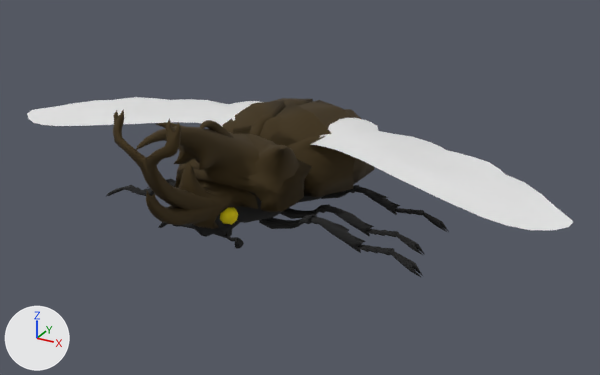
What one commit did to the FBX model Beetle.fbx.
Both versions are drawn from a 50 mm lens placed at (4.74, -7.95, 4.46), pointed at (0.51, -0.26, 0.61). The axes (+X, +Y, +Z) are drawn at lower left. The lights are the same throughout. The picture after the commit comes second. Where no turn or scale is listed for an object, it has been applied to the vertices. Vertices at exactly the same position are counted once.

In view in the first picture: 'Base', 'Head_Antler', 'Head_Rhino', 'Head_Spear', 'Horn_Double', 'Horn_Single', 'Horn_Spear', 'Legs', 'Shell_Layered', 'Shell_Ridged', 'Shell_Solid', 'Wing.L', 'Wing.R'.
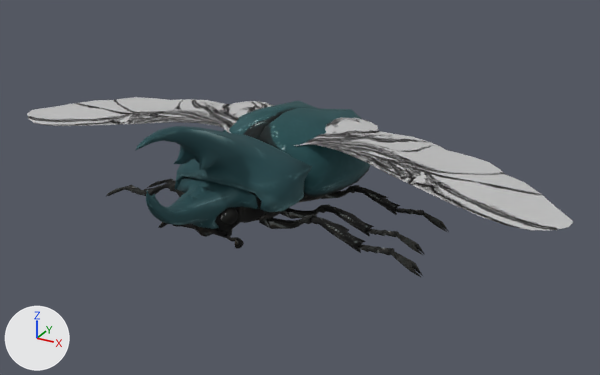
What differs and where, as boxes (x1, y1, x2, y2) in the pictures (600 x 375 px):
'Wing.L', recoloured, surface changed (white to grey): (310, 118, 573, 230) in both
'Horn_Spear', surface changed: (136, 126, 312, 212) in both
'Shell_Solid', surface changed: (233, 109, 368, 198) in both
'Wing.R', recoloured, surface changed (white to grey): (27, 97, 262, 127) in both
'Shell_Layered', deleted (brown): before (232, 98, 374, 197)
'Head_Spear', surface changed: (146, 187, 258, 229) in both
'Head_Antler', deleted (brown): before (113, 109, 223, 229)
'Horn_Double', deleted (brown): before (156, 122, 300, 193)
'Base', surface changed: (161, 189, 325, 246) in both
'Head_Rhino', deleted (brown): before (179, 163, 254, 224)
'Horn_Single', deleted: before (175, 120, 304, 212)
'Shell_Ridged', deleted: before (223, 114, 325, 179)
part 1 of me_cube, surface changed: before (161, 189, 325, 246); after (161, 177, 327, 246)
part 2 of me_cube_003, surface changed: (130, 179, 419, 253) in both
part 3 of me_circle_002, surface changed (white to grey): before (27, 97, 262, 127); after (27, 97, 274, 133)
part 4 of me_cube_004, surface changed: before (233, 109, 368, 198); after (222, 101, 370, 198)
part 6 of me_cube_009, surface changed: before (146, 187, 258, 229); after (146, 178, 258, 229)
part 7 of me_circle, surface changed (white to grey): before (310, 118, 573, 230); after (293, 118, 573, 230)

What changed in the scene script:
```text
Change mat_head:
    remove mat_head.base_color = (0.0423, 0.0232, 0.0)  # brown #3a2a00
    add mat_head.texture = img_beetle_texture_png  # with its transparency
Change mat_horn:
    remove mat_horn.base_color = (0.0423, 0.0232, 0.0)  # brown #3a2a00
    add mat_horn.texture = img_beetle_texture_png  # with its transparency
Change mat_body:
    remove mat_body.base_color = (0.011, 0.011, 0.011)  # black #1b1b1b
    add mat_body.texture = img_beetle_texture_png  # with its transparency
Change mat_eyes:
    remove mat_eyes.base_color = (0.8, 0.659, 0.0)  # yellow #e7d400
    add mat_eyes.texture = img_beetle_texture_png  # with its transparency
Change mat_shell:
    remove mat_shell.base_color = (0.0423, 0.0232, 0.0)  # brown #3a2a00
    add mat_shell.texture = img_beetle_texture_png  # with its transparency
Change mat_legs:
    remove mat_legs.base_color = (0.011, 0.011, 0.011)  # black #1b1b1b
    add mat_legs.texture = img_beetle_texture_png  # with its transparency
Add mat_wings:
    mat_wings = bpy.data.materials.new('Wings')
    # colours: grey #bcbcbc
    # uses the picture img_wing_texture_normal_png
Change me_cube_009:
    where me_cube_009.from_pydata(...)  # 257 vertices, 256 faces; spans x -0.53..0.53, y -2.352..-1.099, z 0.53..1.282
    me_cube_009 part 6: texture (UV) coordinates of 256 of 256 faces, centred in x -0.424..0.424, y -2.351..-1.139, z 0.545..1.253, changed; they spanned u 0.03..0.94, v 0.04..0.69 and now span u 0.63..0.78, v 0.61..0.74
Change me_cube:
    where me_cube.from_pydata(...)  # 722 vertices, 686 faces; spans x -0.82..0.82, y -1.61..1.59, z 0.16..1.17
    me_cube part 1: texture (UV) coordinates of 686 of 686 faces, centred in x -0.77..0.77, y -1.59..1.51, z 0.18..1.15, changed; they spanned u 0.01..0.98, v 0.01..0.98 and now span u 0.03..0.28, v 0.7..0.99
Change me_cube_004:
    where me_cube_004.from_pydata(...)  # 222 vertices, 228 faces; spans x -0.94..0.94, y -0.37..1.68, z 0.39..1.31
    me_cube_004 part 4: texture (UV) coordinates of 228 of 228 faces, centred in x -0.89..0.89, y -0.36..1.65, z 0.41..1.27, changed; they spanned u 0.02..0.98, v 0.04..0.98 and now span u 0.02..0.25, v 0.35..0.62
Change me_cube_008:
    where me_cube_008.from_pydata(...)  # 200 vertices, 184 faces; spans x -0.75..0.75, y -2.46..-0.35, z 0.65..1.78
    me_cube_008 part 5: texture (UV) coordinates of 184 of 184 faces, centred in x -0.72..0.72, y -2.42..-0.4, z 0.7..1.78, changed; they spanned u 0.04..0.96, v 0.04..0.99 and now span u 0.63..0.78, v 0.8..0.96
Change me_cube_003:
    where me_cube_003.from_pydata(...)  # 2026 vertices, 2094 faces; spans x -2.16..2.16, y -0.87..0.86, z -0.06..0.6
    me_cube_003 part 2: texture (UV) coordinates of 2094 of 2094 faces, centred in x -2.09..2.09, y -0.86..0.85, z -0.02..0.58, changed; they spanned u 0.01..0.97, v 0.02..0.93 and now span u 0.01..0.28, v 0.63..0.69
Change me_circle_002:
    where me_circle_002.from_pydata(...)  # 145 vertices, 119 faces; spans x -3.56..-0.24, y -0.68..0.9, z 0.89..1.2
    me_circle_002 part 3: texture (UV) coordinates of 119 of 119 faces, centred in x -3.52..-0.31, y -0.61..0.85, z 0.89..1.18, changed; they spanned u 0.56..0.91, v 0.02..0.98 and now span u 0.02..0.14, v 0.67..0.98
    add me_circle_002.materials.append(mat_wings)
Change me_circle:
    where me_circle.from_pydata(...)  # 145 vertices, 119 faces; spans x 0.24..3.56, y -0.68..0.9, z 0.89..1.2
    me_circle part 7: texture (UV) coordinates of 119 of 119 faces, centred in x 0.31..3.52, y -0.61..0.85, z 0.89..1.18, changed; they spanned u 0.1..0.45, v 0.02..0.98 and now span u 0.02..0.14, v 0.67..0.98
    add me_circle.materials.append(mat_wings)
Remove ob_horn_single:
    ob_horn_single = bpy.data.objects.new('Horn_Single', me_cube_005)
Remove ob_head_rhino:
    ob_head_rhino = bpy.data.objects.new('Head_Rhino', me_cube_007)
Remove ob_head_antler:
    ob_head_antler = bpy.data.objects.new('Head_Antler', me_cube_006)
Remove ob_horn_double:
    ob_horn_double = bpy.data.objects.new('Horn_Double', me_cube_001)
Remove ob_shell_ridged:
    ob_shell_ridged = bpy.data.objects.new('Shell_Ridged', me_cube_010)
Remove ob_shell_layered:
    ob_shell_layered = bpy.data.objects.new('Shell_Layered', me_cube_011)
```
